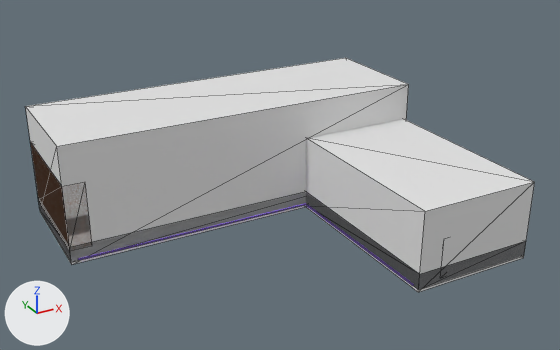
The glTF model internal/web/static/office/sets/modern/Furn_Sofa_L.gltf as it was, and as the next commit left it.
Camera for both pictures: a camera (50 mm lens) standing at (-2.47, -5.39, 2.79) and looking at (0.08, -0.76, 0.48). The lights are fixed; the arrows at lower left show +X, +Y and +Z. The older version comes first. Mesh edges are drawn as thin lines. Where no turn or scale is listed for an object, it has been applied to the vertices. Vertices at exactly the same position are counted once.

In view in the first picture: 'Furn_Sofa_L', 'Furn_Sofa_L_COL', 'Furn_Sofa_L_COL1'.
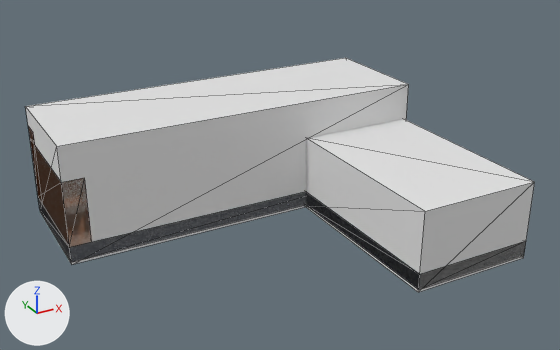
Boxes [x1, y1, x2, y2] around the edits, measured in the pictures (560 x 350 px; the box of a moved part takes in the faces that stretch with it):
'Furn_Sofa_L', recoloured, reshaped
    before: [30, 142, 526, 289]
    after: [28, 126, 526, 289]
part 1 of me_furn_sofa_l, added (brown)
    after: [28, 126, 92, 247]
part 2 of me_furn_sofa_l, deleted (mostly hidden)
    before: [78, 204, 414, 285]
part 3 of me_furn_sofa_l, moved or reshaped (not visible afterwards)
    before: [30, 142, 91, 251]

Edits to the bpy script that builds the scene:
```text
Change mat_rs_bodydark:
    mat_rs_bodydark.base_color: (0.552, 0.571, 0.604) -> (0.0704, 0.0782, 0.0953)  # light grey #c4c7cc -> dark grey #4b4f57
Add mat_rs_cushion:
    mat_rs_cushion = principled_material('RS_Cushion')
    mat_rs_cushion.base_color = (0.262, 0.301, 0.366)  # grey #8c95a3
    mat_rs_cushion.roughness = 0.9
Change me_furn_sofa_l:
    used by ob_furn_sofa_l; location = (0.0, 0.0, 0.0)
    remove me_furn_sofa_l.from_pydata(...)  # 120 vertices, 180 faces; spans x -1.45..1.45, y -1.95..0.48, z 0.02..0.74
    add me_furn_sofa_l.from_pydata(...)  # 95 vertices, 144 faces; spans x -1.45..1.45, y -1.95..0.48, z 0.02..0.74
    me_furn_sofa_l part 1: a new loose piece of 15 vertices spanning x -1.45..1.45, y -0.47..0.48, z 0.14..0.74, in mat_rs_leather_dark (brown #9c6238)
    me_furn_sofa_l part 2: 7 loose pieces with 56 vertices, spanning x -1.4..1.4, y -1.94..0.21, z 0.03..0.35, are deleted
    me_furn_sofa_l part 3
    32 vertices are removed from x -1.45..1.4, y -0.47..0.48, z 0.11..0.74
    48 faces are deleted
    12 vertices are added at x -1.35..0.53, y 0.15..0.35, z 0.4..0.74
    12 new vertices lie (0.84, 0.0, 0.0) away from vertices in x -1.35..0.53, y 0.15..0.35, z 0.4..0.74
    36 new faces join them, mat_rs_cushion (grey #8c95a3)
    other edits to the shape of me_furn_sofa_l do not show in these pictures
    remove me_furn_sofa_l.materials.append(mat_rs_neon_secondary)  # black #000000, glowing purple #8b5cff
    add me_furn_sofa_l.materials.append(mat_rs_cushion)  # grey #8c95a3
```
